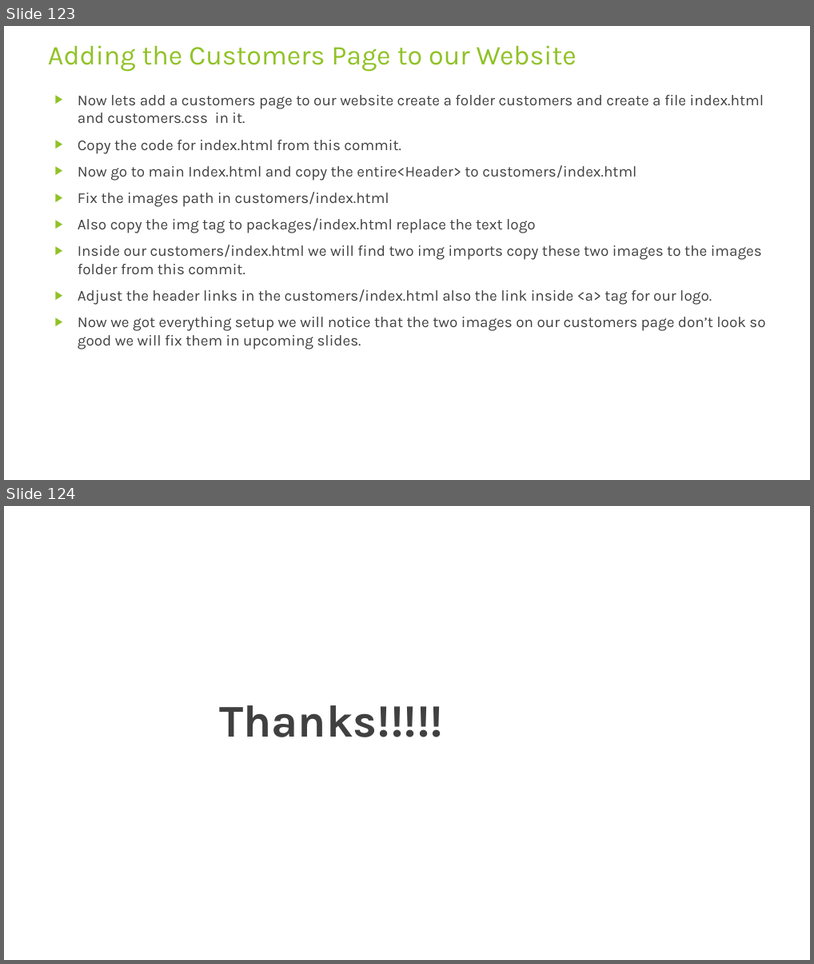
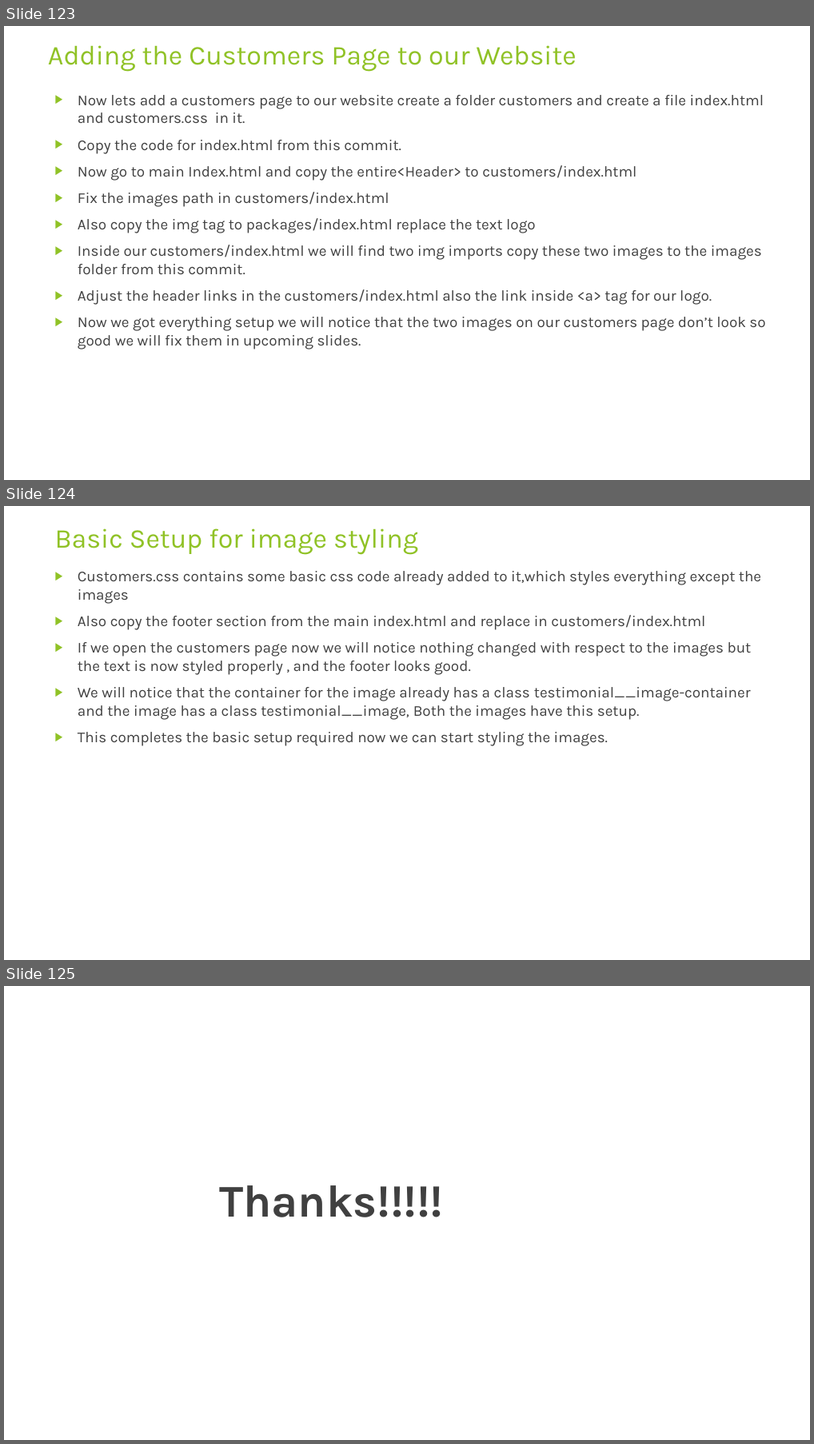
Before and after one commit to rudhrainfogain/CSS, a slide deck: PPT/Css-v7.pptx. Shown one above the other, each under a label of ours: slides 123 and 124 before the commit, slides 123, 124 and 125 after it. The pictures are 814x964 and 814x1444 pixels, drawn with LibreOffice and Linux fonts; fonts in the diff are those of the drawing. Boxes give left, top, right and bottom in pixels: in the first picture for what was removed or moved away, otherwise in the second. Text is boxed around its words. In the diff, an @@ line names an element or a change of style, - is before the commit and + after.

Commit message:
ImageStylingBasicSetup

```diff
--- a/PPT/Css-v7.pptx
+++ b/PPT/Css-v7.pptx
@@ slide 124 added at (4,506,810,960), background #FFFFFF @@
@@ title added at (55,528,418,555), 32.4 pt, text #90C226 @@
+Basic Setup for image styling
@@ text added at (78,571,762,746), 18 pt, text #404040 @@
+▶ Customers.css contains some basic css code already added to it,which styles everything except the images
+▶ Also copy the footer section from the main index.html and replace in customers/index.html
+▶ If we open the customers page now we will notice nothing changed with respect to the images but the text is now styled properly , and the footer looks good.
+▶ We will notice that the container for the image already has a class testimonial__image-container and the image has a class testimonial__image, Both the images have this setup.
+▶ This completes the basic setup required now we can start styling the images.
@@ what was slide 124 is now slide 125 @@
```
Also in this commit, not shown: 2 other files.
